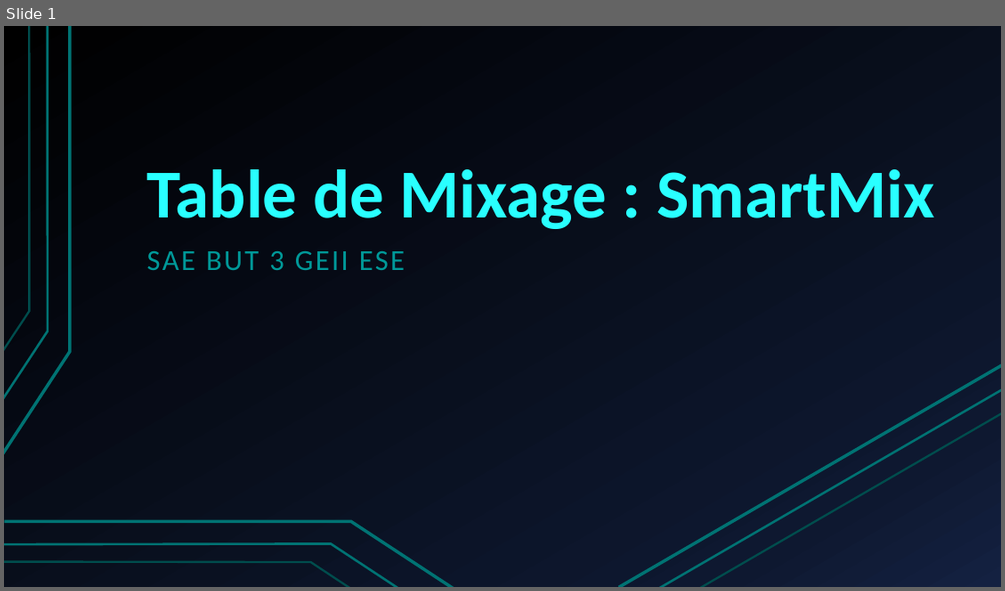
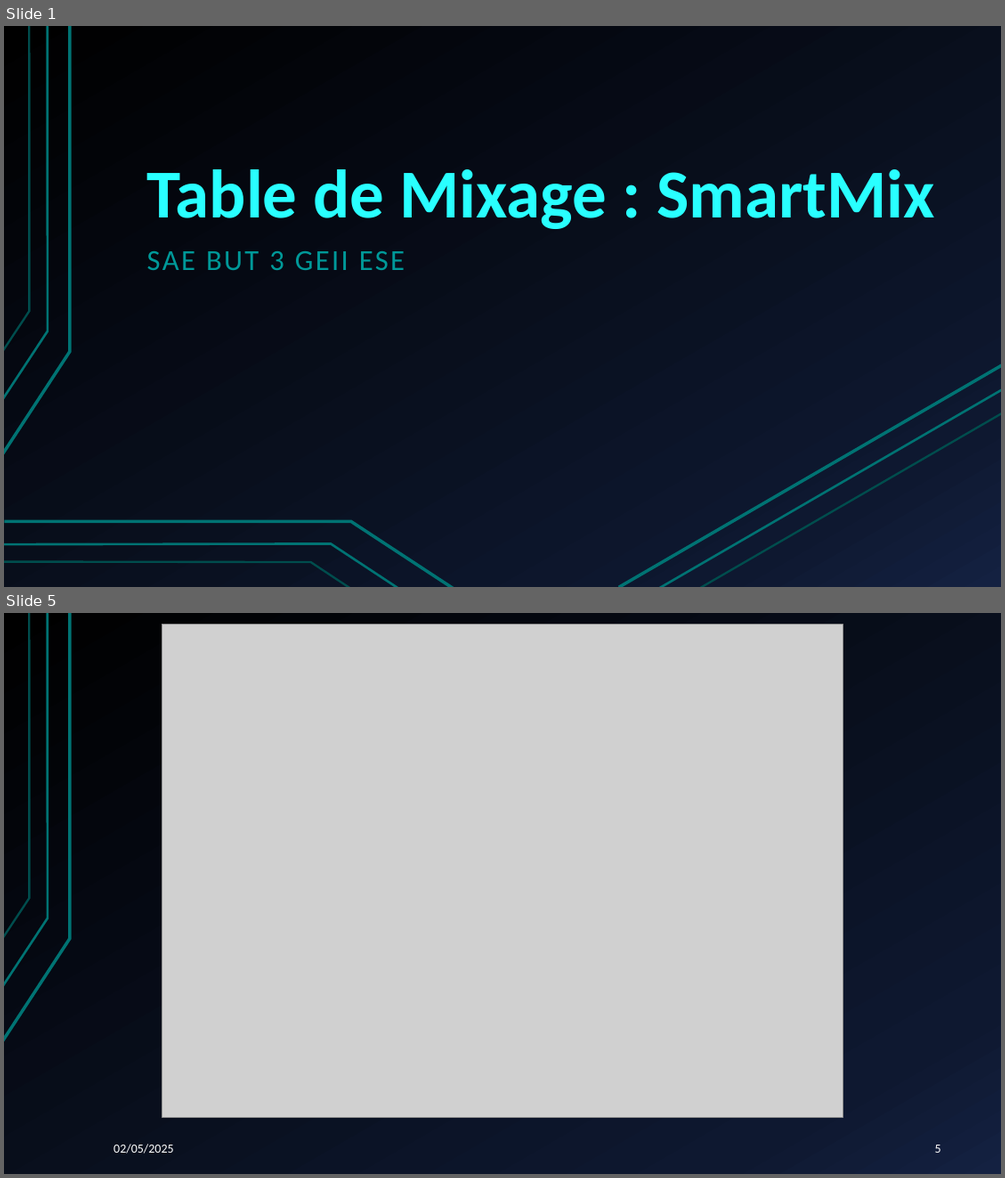
Before and after one commit to A-s-a-d/Table-de-Mixage, a slide deck: SousSysteme_Entrees/Documentation/PRESENTATION/Presentation_3_SAE_S6.pptx. Shown one above the other, each under a label of ours: slide 1 before the commit, slides 1 and 5 after it; the slides between them are not shown. The pictures are 1005x591 and 1005x1178 pixels, drawn with LibreOffice and Linux fonts; fonts in the diff are those of the drawing; grey boxes stand for pictures. Boxes give left, top, right and bottom in pixels: in the first picture for what was removed or moved away, otherwise in the second. Text is boxed around its words. In the diff, an @@ line names an element or a change of style, - is before the commit and + after.

```diff
--- a/SousSysteme_Entrees/Documentation/PRESENTATION/Presentation_3_SAE_S6.pptx
+++ b/SousSysteme_Entrees/Documentation/PRESENTATION/Presentation_3_SAE_S6.pptx
@@ slide 5 added at bbox=[4, 613, 1001, 1174], background gradient #000000 to #0F1931 to #142242; not listed: 3 template elements that a slide beside it also shows @@
@@ picture added at bbox=[162, 625, 843, 1118] @@
@@ text added at bbox=[113, 1143, 173, 1153], 12 pt, text #FFFFFF @@
+02/05/2025
@@ page number added at bbox=[935, 1144, 941, 1152], 12 pt, text #FFFFFF @@
+5
```
Also in this commit, not shown: 19 slides changed, 2 other slides added, 2 other files.
